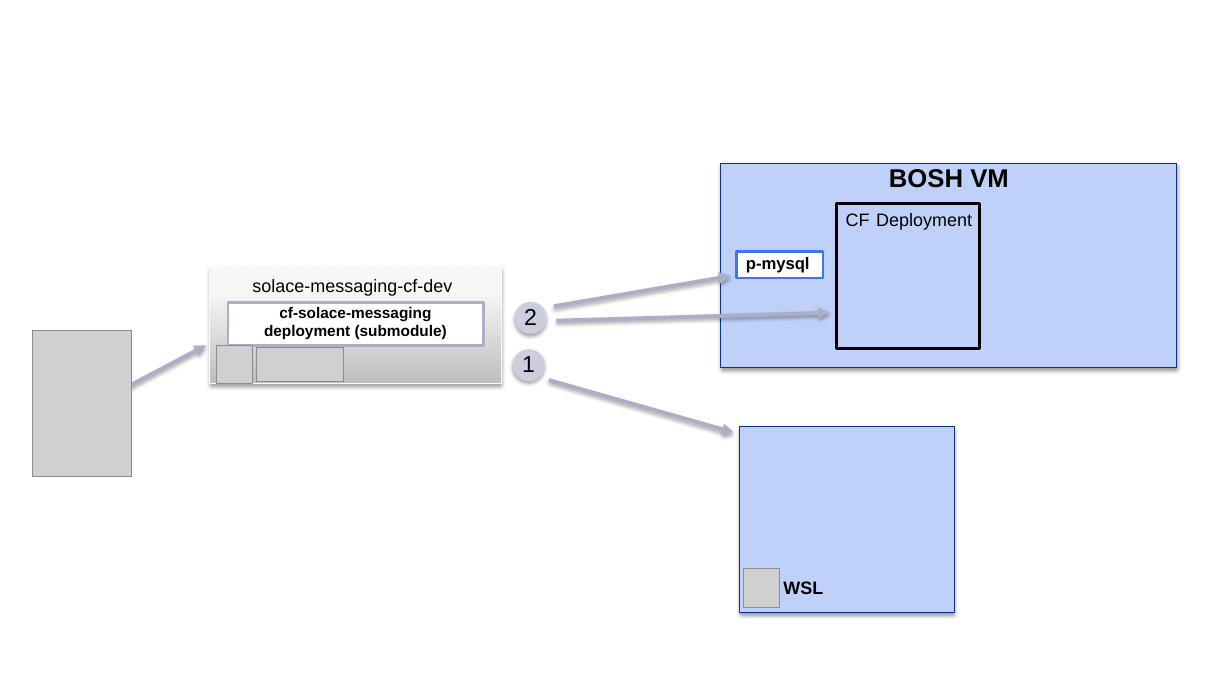
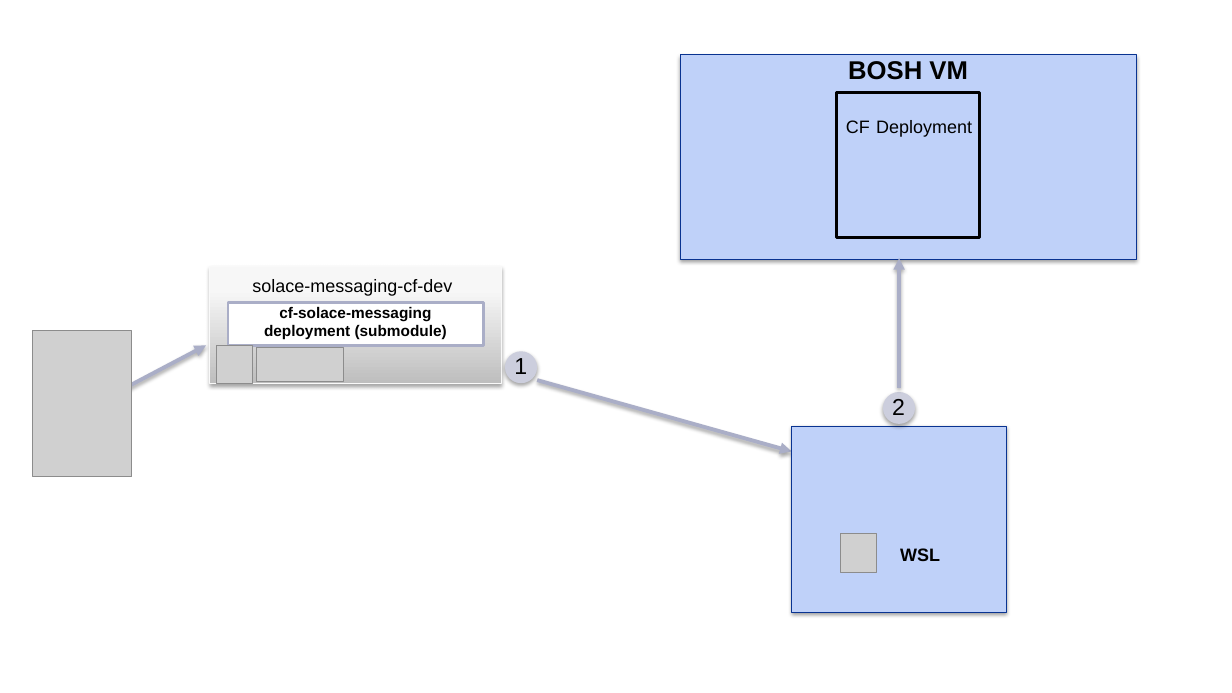
Before and after one commit to SolaceLabs/pubsubplus-cf-dev, a slide deck: slide 7 of resources/diagrams.pptx (slide 5 before the commit). Drawn at 1232x693 pixels with LibreOffice and Linux fonts; fonts in the diff are those of the drawing; grey boxes stand for pictures; background and template pictures are left out. Boxes give left, top, right and bottom in pixels: in the first picture for what was removed or moved away, otherwise in the second. Text is boxed around its words. In the diff, an @@ line names an element or a change of style, - is before the commit and + after.

```diff
--- a/resources/diagrams.pptx
+++ b/resources/diagrams.pptx
@@ rectangle "BOSH VM": place and size @@
-rectangle "BOSH VM" at bbox=[721, 164, 1177, 368]
+rectangle "BOSH VM" at bbox=[680, 55, 1137, 259]
@@ text "CF Deployment": place and size @@
-text "CF Deployment" at bbox=[846, 213, 972, 230]
+text "CF Deployment" at bbox=[846, 120, 972, 137]
@@ rectangle: place and size @@
-rectangle at bbox=[837, 203, 980, 348]
+rectangle at bbox=[837, 92, 980, 238]
@@ rectangle removed at bbox=[737, 251, 823, 278] @@
-p-mysql
@@ arrow moved from (556, 321) - (830, 313) to (899, 387) - (899, 258) @@
@@ arrow removed from (554, 306) to (731, 276) @@
@@ text "1": place and size @@
-text "1" at bbox=[522, 356, 535, 372]
+text "1" at bbox=[514, 358, 527, 374]
@@ ellipse: place and size @@
-ellipse at bbox=[513, 349, 545, 382]
+ellipse at bbox=[506, 351, 538, 384]
@@ arrow moved from (549, 380) - (734, 433) to (537, 380) - (792, 452) @@
@@ text "2": place and size @@
-text "2" at bbox=[524, 309, 537, 325]
+text "2" at bbox=[892, 399, 905, 415]
@@ ellipse: place and size @@
-ellipse at bbox=[515, 302, 547, 335]
+ellipse at bbox=[884, 392, 916, 424]
@@ rectangle: place and size @@
-rectangle at bbox=[739, 427, 955, 613]
+rectangle at bbox=[792, 426, 1007, 612]
@@ picture: place and size @@
-picture at bbox=[744, 568, 780, 607]
+picture at bbox=[841, 534, 877, 573]
@@ text "WSL": place and size @@
-text "WSL" at bbox=[783, 581, 823, 594]
+text "WSL" at bbox=[900, 548, 940, 561]
```
Also in this commit, not shown: 2 other slides changed, 2 slides added, 5 other files.
